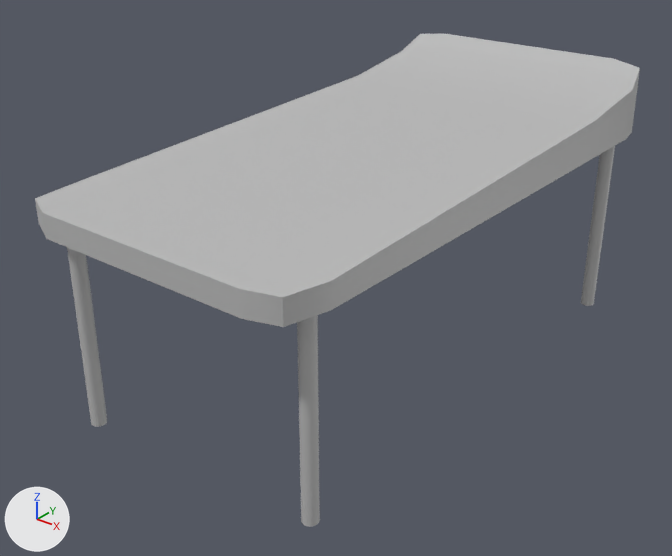
The FBX model src/InMemorian/Assets/models/camilla.fbx, before and after one commit.
Rendered twice from a 50 mm lens placed at (0.0237, -0.026, 0.0339), pointed at (-0.008, 0.0137, 0.0094). The axes (+X, +Y, +Z) are drawn at lower left. The lights are the same throughout. Where no turn or scale is listed for an object, it has been applied to the vertices.
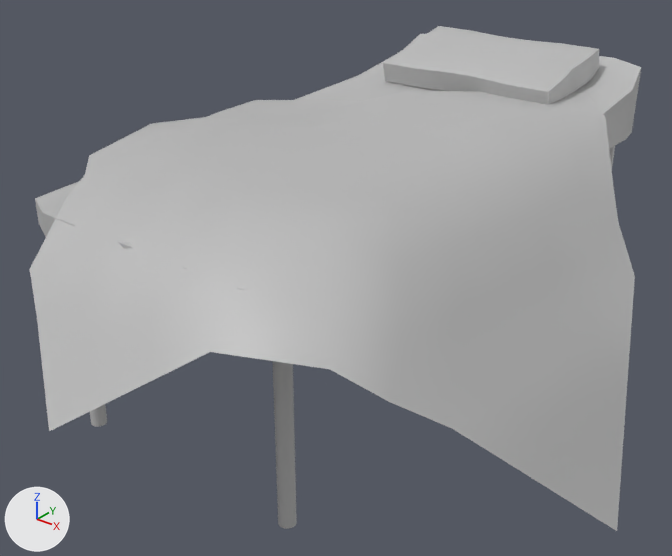
The newer file is also rescaled (x54.07), turned or shifted as a whole; pictures and numbers use the older file's frame.

Where the change shows, as pixel boxes [x1, y1, x2, y2] in the pictures (672 x 556 px):
'pPlane1', added
    after: [30, 91, 635, 531]
'pCube1', reshaped
    before: [35, 33, 640, 327]
    after: [35, 34, 641, 290]
'pCube2', added
    after: [383, 26, 599, 105]
'pCylinder1', moved
    before: [297, 315, 320, 527]
    after: [273, 361, 297, 529]
part 1 of me_mesh_004, built on
    before: [240, 38, 640, 327]
    after: [240, 56, 641, 290]
'pCylinder2', unchanged, covered by the edit
    before: [67, 247, 107, 427]
    after: [90, 404, 107, 427]
'pCylinder4', unchanged, covered by the edit
    before: [581, 146, 615, 306]
    after: [609, 146, 615, 169]

Patch to the scene script:
```diff
--- a/src/InMemorian/Assets/models/camilla.fbx.py
+++ b/src/InMemorian/Assets/models/camilla.fbx.py
@@ mat_lambert2 @@
+mat_lambert2 = principled_material('lambert2')
+mat_lambert2.base_color = (0.5, 0.5, 0.5)  # grey #bcbcbc
@@ me_mesh_004 @@
 # used by ob_pcube1; location = (-0.00929, 0.01904, 0.01581)
-me_mesh_004.from_pydata(...)  # 50 vertices, 48 faces; spans x -0.0096..0.0096, y -0.0192..0.0192, z -0.0017..0.0033
-me_mesh_004.materials.append(mat_lambert1)  # grey #bcbcbc
+me_mesh_004.from_pydata(...)  # 82 vertices, 80 faces; spans x -0.0096..0.0096, y -0.0192..0.0192, z -0.003..0.0033
+# me_mesh_004 part 1
+# 5 vertices are removed from x -0.0072..0.0087, y -0.0184..0.0166, z -0.0017..-0.0015
+# 18 faces are deleted
+# 8 vertices move from x -0.0072..0.0092, y -0.0184..0.019, z -0.0015..0.0033 to x -0.0087..0.0092, y -0.0187..0.0192, z -0.0015..0.0033
+# 37 vertices are added at x -0.0087..0.0087, y -0.0187..0.0187, z -0.003..-0.0015
+# 50 new faces join them
+me_mesh_004.materials.append(mat_lambert2)  # grey #bcbcbc
@@ me_mesh_005 @@
+me_mesh_005.from_pydata(...)  # 180 vertices, 178 faces; spans x -0.00666..0.00666, y -0.00381..0.00383, z -0.00165..0.00155
+me_mesh_005.materials.append(mat_lambert1)  # grey #bcbcbc
@@ me_mesh_006 @@
+me_mesh_006.from_pydata(...)  # 121 vertices, 100 faces; spans x -0.019..0.0179, y -0.0194..0.0211, z -0.0145..0.0005
+me_mesh_006.materials.append(mat_lambert1)  # grey #bcbcbc
@@ ob_pcylinder1 @@
 ob_pcylinder1 = bpy.data.objects.new('pCylinder1', me_mesh)
-ob_pcylinder1.location = (-0.00141, 0.00329, 0.00831)
+ob_pcylinder1.location = (-0.00225, 0.00241, 0.00831)
@@ ob_pcube2 @@
+ob_pcube2 = bpy.data.objects.new('pCube2', me_mesh_005)
+ob_pcube2.location = (-0.00949, 0.0331, 0.01851)
@@ ob_pplane1 @@
+ob_pplane1 = bpy.data.objects.new('pPlane1', me_mesh_006)
+ob_pplane1.location = (-0.00573, 0.01287, 0.01751)
```
